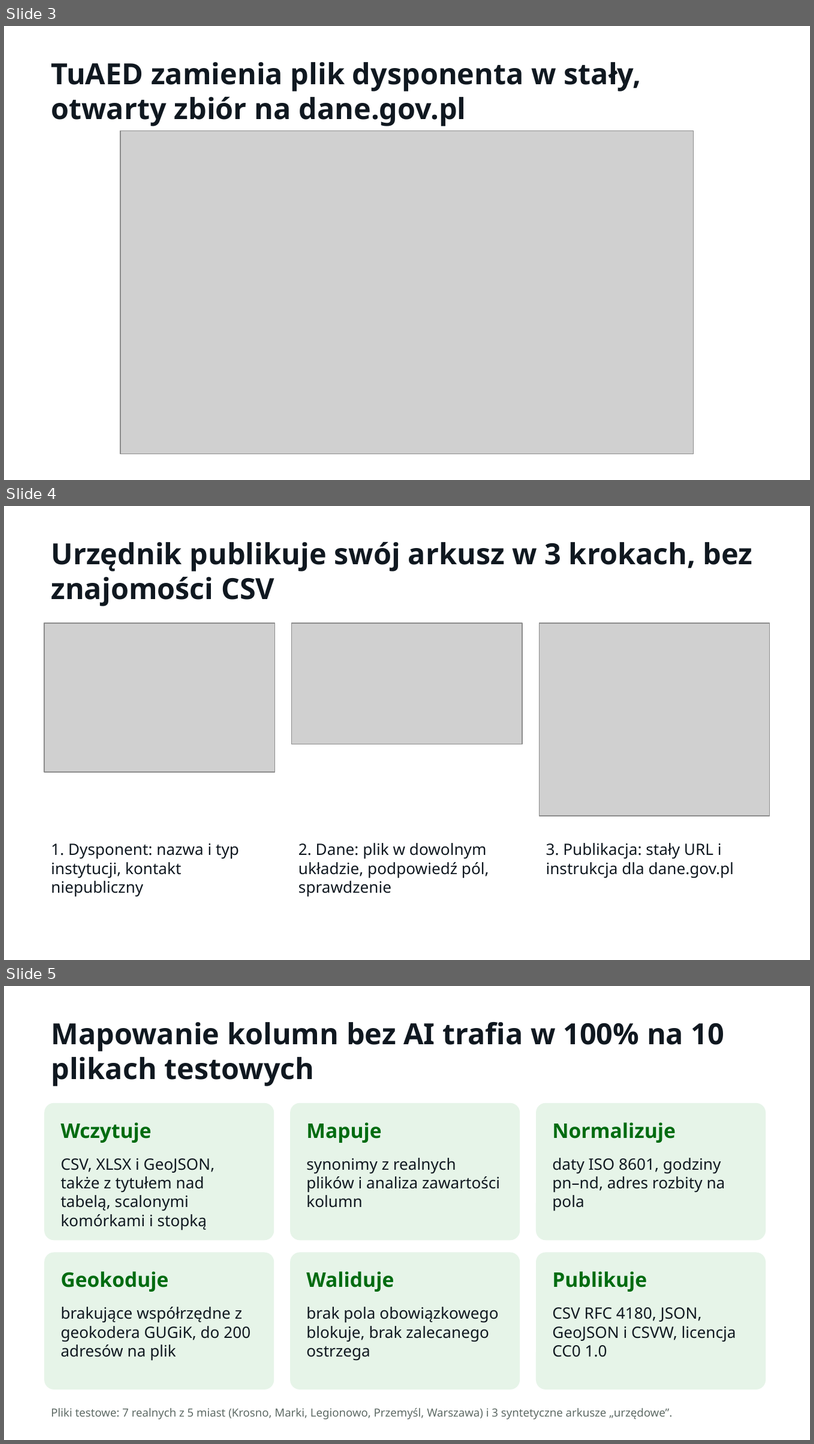
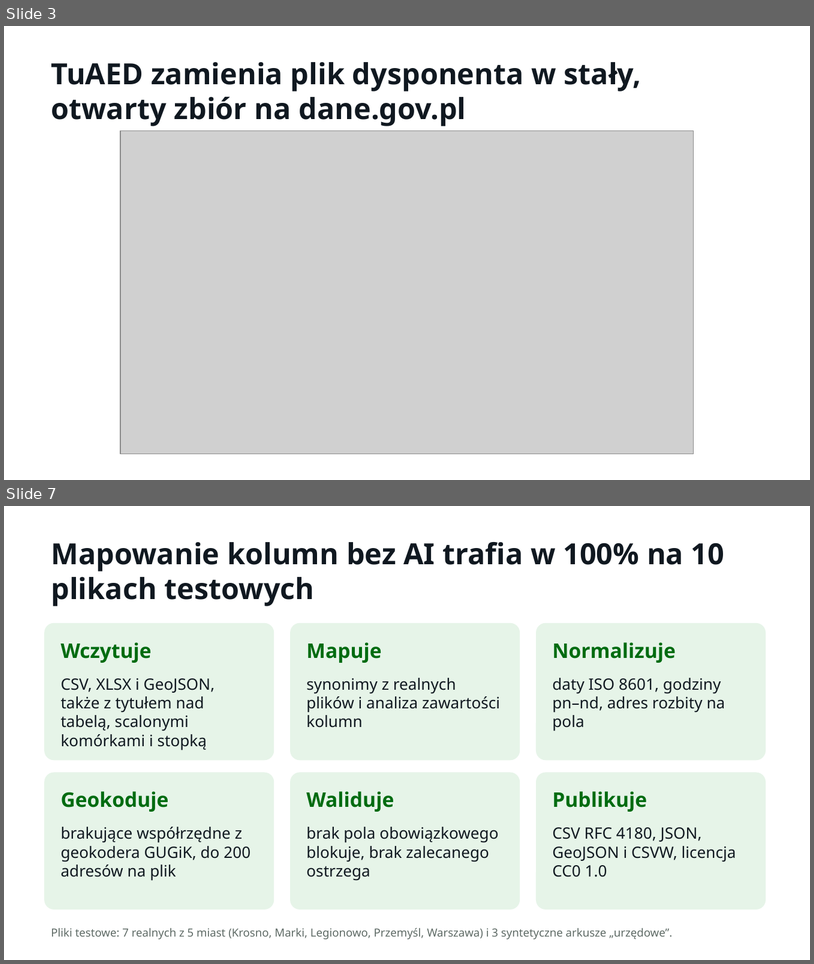
Before and after one commit to LastMinuteGameStudio/hacknation, a slide deck: prezentacja/TuAED-Misja-AED.pptx. Shown one above the other, each under a label of ours: slides 3, 4 and 5 before the commit, slides 3 and 7 after it; the slides between them are not shown. The pictures are 814x1444 and 814x964 pixels, drawn with LibreOffice and Linux fonts; fonts in the diff are those of the drawing; grey boxes stand for pictures. Boxes give left, top, right and bottom in pixels: in the first picture for what was removed or moved away, otherwise in the second. Text is boxed around its words. In the diff, an @@ line names an element or a change of style, - is before the commit and + after.

```diff
--- a/prezentacja/TuAED-Misja-AED.pptx
+++ b/prezentacja/TuAED-Misja-AED.pptx
@@ slide 4 removed at box(4, 506, 810, 960), background #FFFFFF @@
@@ text removed at box(51, 542, 753, 606) @@
-Urzędnik publikuje swój arkusz w 3 krokach, bez znajomości CSV
@@ picture removed at box(44, 623, 275, 772) @@
@@ picture removed at box(292, 623, 522, 744) @@
@@ picture removed at box(539, 623, 770, 816) @@
@@ text removed at box(51, 843, 239, 897) @@
-1. Dysponent: nazwa i typ instytucji, kontakt niepubliczny
@@ text removed at box(299, 843, 489, 897) @@
-2. Dane: plik w dowolnym układzie, podpowiedź pól, sprawdzenie
@@ text removed at box(546, 843, 734, 878) @@
-3. Publikacja: stały URL i instrukcja dla dane.gov.pl
@@ what was slide 5 is now slide 7 @@
```
Also in this commit, not shown: 3 slides added, 1 other file.
